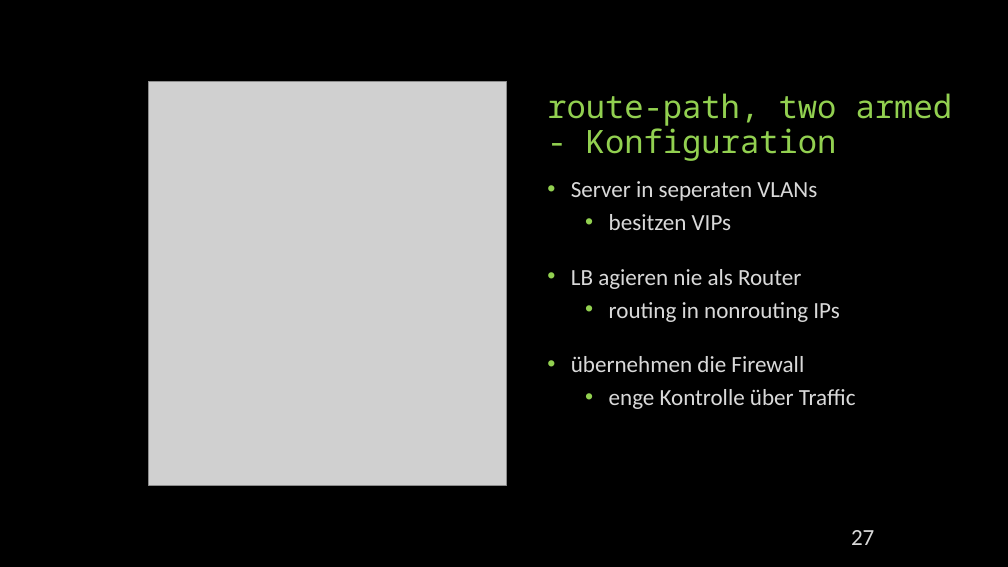
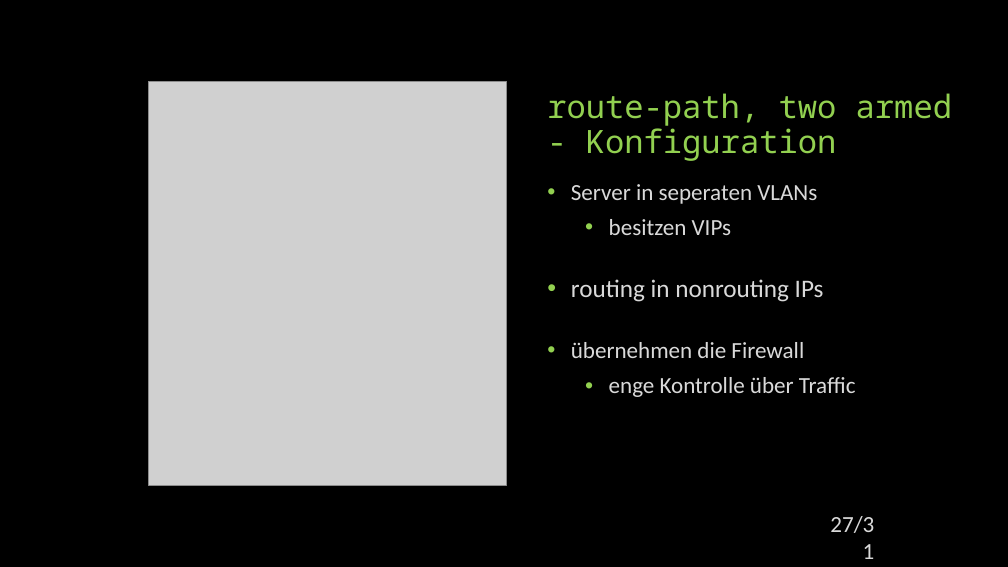
Before and after one commit to mseidl-tgm/1stRow4BHIT, a slide deck: slide 27 of DEZSYS/DEZSYS_LoadBalancing_Präsentation/Load Balancing.pptx. Drawn at 1008x567 pixels with LibreOffice and Linux fonts; fonts in the diff are those of the drawing; grey boxes stand for pictures. Boxes give left, top, right and bottom in pixels: in the first picture for what was removed or moved away, otherwise in the second. Text is boxed around its words. In the diff, an @@ line names an element or a change of style, - is before the commit and + after.

```diff
--- a/DEZSYS/DEZSYS_LoadBalancing_Präsentation/Load Balancing.pptx
+++ b/DEZSYS/DEZSYS_LoadBalancing_Präsentation/Load Balancing.pptx
@@ text "Server in seperaten VLANs" at [571, 184, 856, 397]: size 22 to 24 pt in "routing in nonrouting IPs"; line spacing 0.8 to 0.9; list level 2 to 1 in "routing in nonrouting IPs" @@
@@ text at [571, 269, 801, 289]: paragraph removed @@
-• LB agieren nie als Router
@@ page number at [830, 516, 874, 533]: text changed @@
-27
+27/31
```
Also in this commit, not shown: 21 other slides changed, 10 other files.
